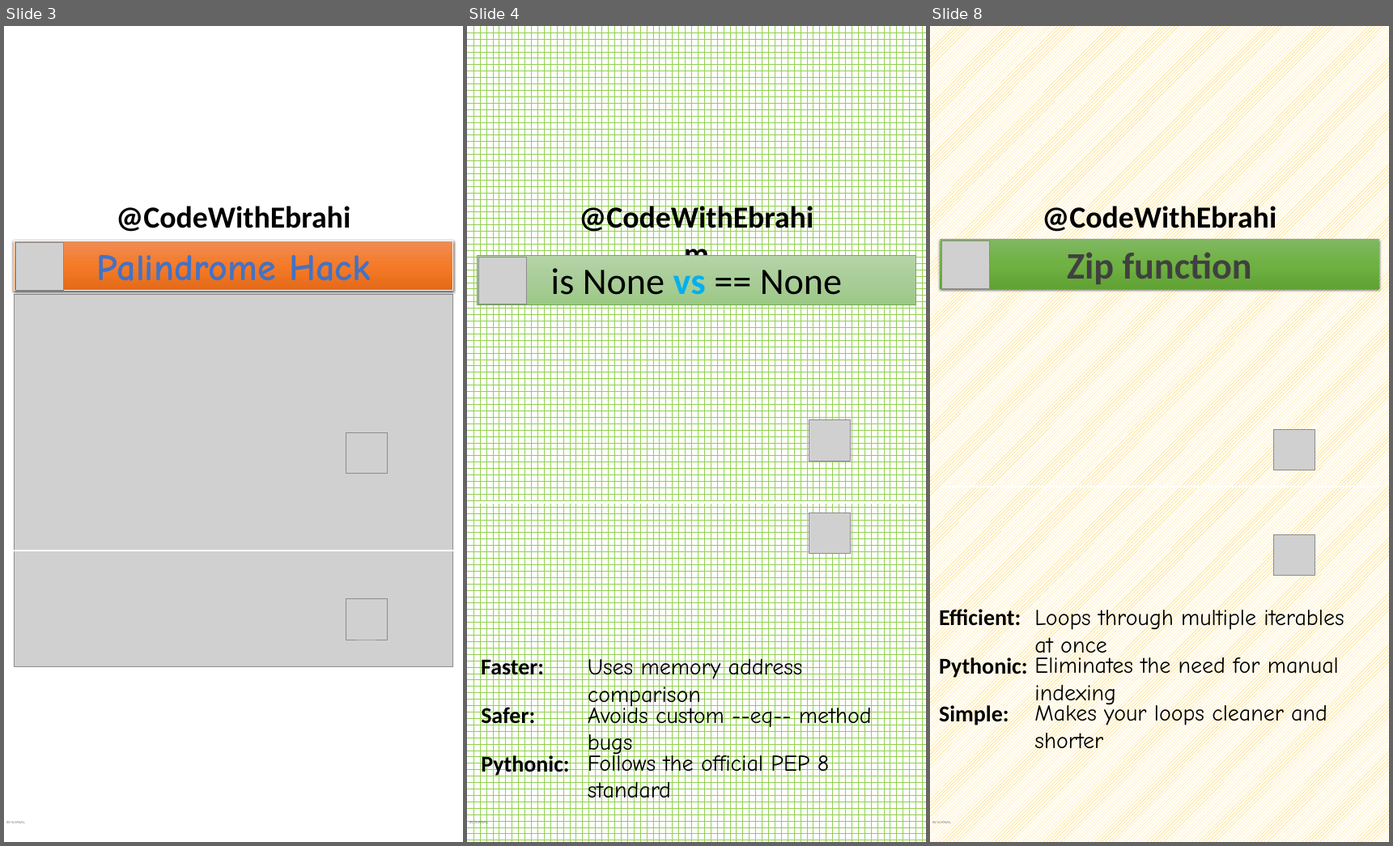
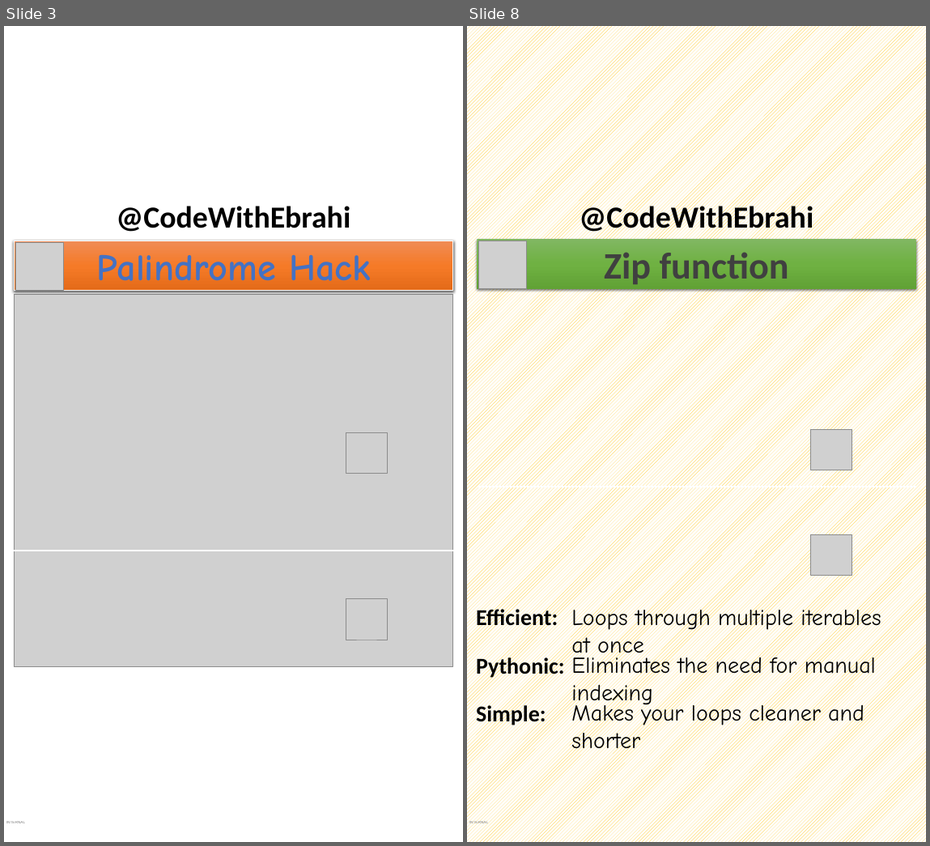
Before and after one commit to ebrahimsalehi1/python_codes, a slide deck: assets/images.pptx. Shown side by side, each under a label of ours: slides 3, 4 and 8 before the commit, slides 3 and 8 after it; the slides between them are not shown. The pictures are 1393x846 and 930x846 pixels, drawn with LibreOffice and Linux fonts; fonts in the diff are those of the drawing; grey boxes stand for pictures; background and template pictures are left out. Boxes give left, top, right and bottom in pixels: in the first picture for what was removed or moved away, otherwise in the second. Text is boxed around its words. In the diff, an @@ line names an element or a change of style, - is before the commit and + after.

```diff
--- a/assets/images.pptx
+++ b/assets/images.pptx
@@ slide 4 removed at box(467, 26, 926, 842), background pattern #92D050 on #FFFFFF; not listed: 2 template elements that a slide beside it also shows @@
@@ rectangle removed at box(477, 255, 916, 305) @@
-is None vs == None
@@ picture removed at box(479, 257, 526, 305) @@
@@ picture removed at box(810, 420, 850, 461) @@
@@ line removed from (477, 503) to (916, 503) @@
@@ picture removed at box(810, 513, 850, 553) @@
@@ text removed at box(481, 656, 544, 680) @@
-Faster:
@@ text removed at box(588, 655, 803, 710) @@
-Uses memory address comparison
@@ text removed at box(481, 705, 535, 729) @@
-Safer:
@@ text removed at box(588, 703, 872, 758) @@
-Avoids custom --eq-- method bugs
@@ text removed at box(481, 753, 569, 778) @@
-Pythonic:
@@ text removed at box(588, 751, 829, 806) @@
-Follows the official PEP 8 standard
```
Also in this commit, not shown: 4 slides added, 3 other slides removed, 22 other files.
